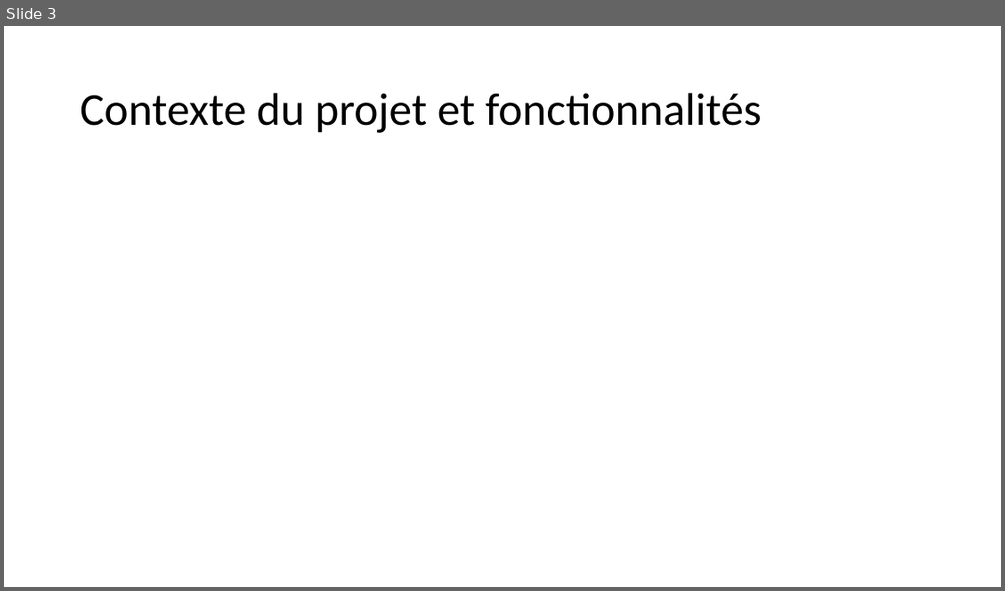
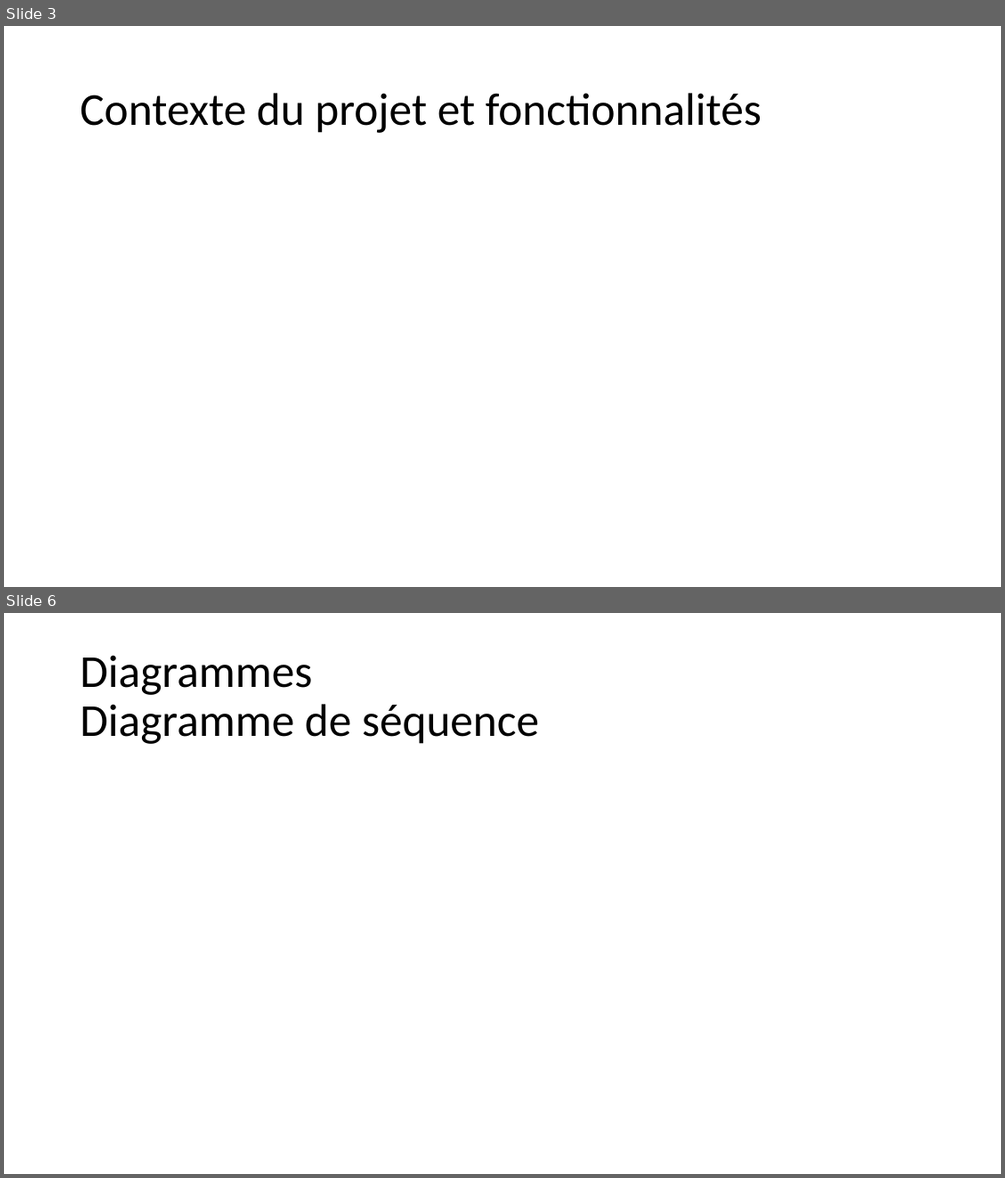
Before and after one commit to AlexandrePerdereau/ACL2018_E-quipe, a slide deck: Presentation.pptx. Shown one above the other, each under a label of ours: slide 3 before the commit, slides 3 and 6 after it; the slides between them are not shown. The pictures are 1005x591 and 1005x1178 pixels, drawn with LibreOffice and Linux fonts; fonts in the diff are those of the drawing. Boxes give left, top, right and bottom in pixels: in the first picture for what was removed or moved away, otherwise in the second. Text is boxed around its words. In the diff, an @@ line names an element or a change of style, - is before the commit and + after.

```diff
--- a/Presentation.pptx
+++ b/Presentation.pptx
@@ slide 6 added at (x1=4, y1=613, x2=1001, y2=1174), background #FFFFFF @@
@@ title added at (x1=80, y1=655, x2=539, y2=744), 44 pt, text #000000 @@
+Diagrammes
+Diagramme de séquence
```
Also in this commit, not shown: 1 slide changed, 2 other slides added.
